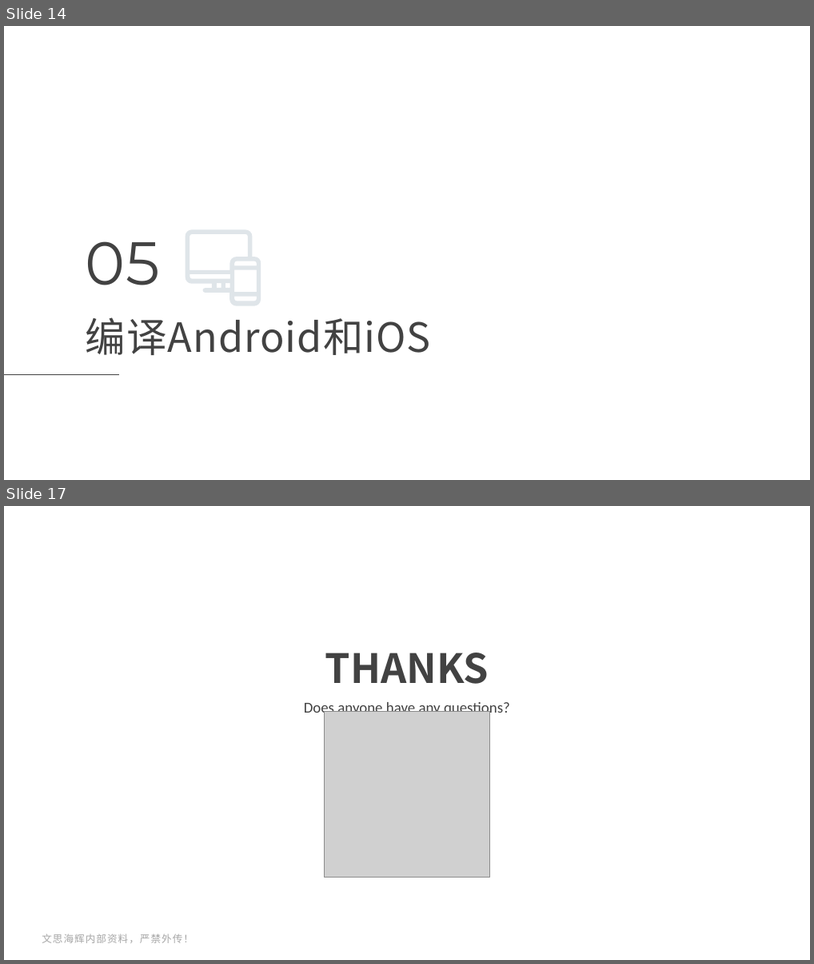
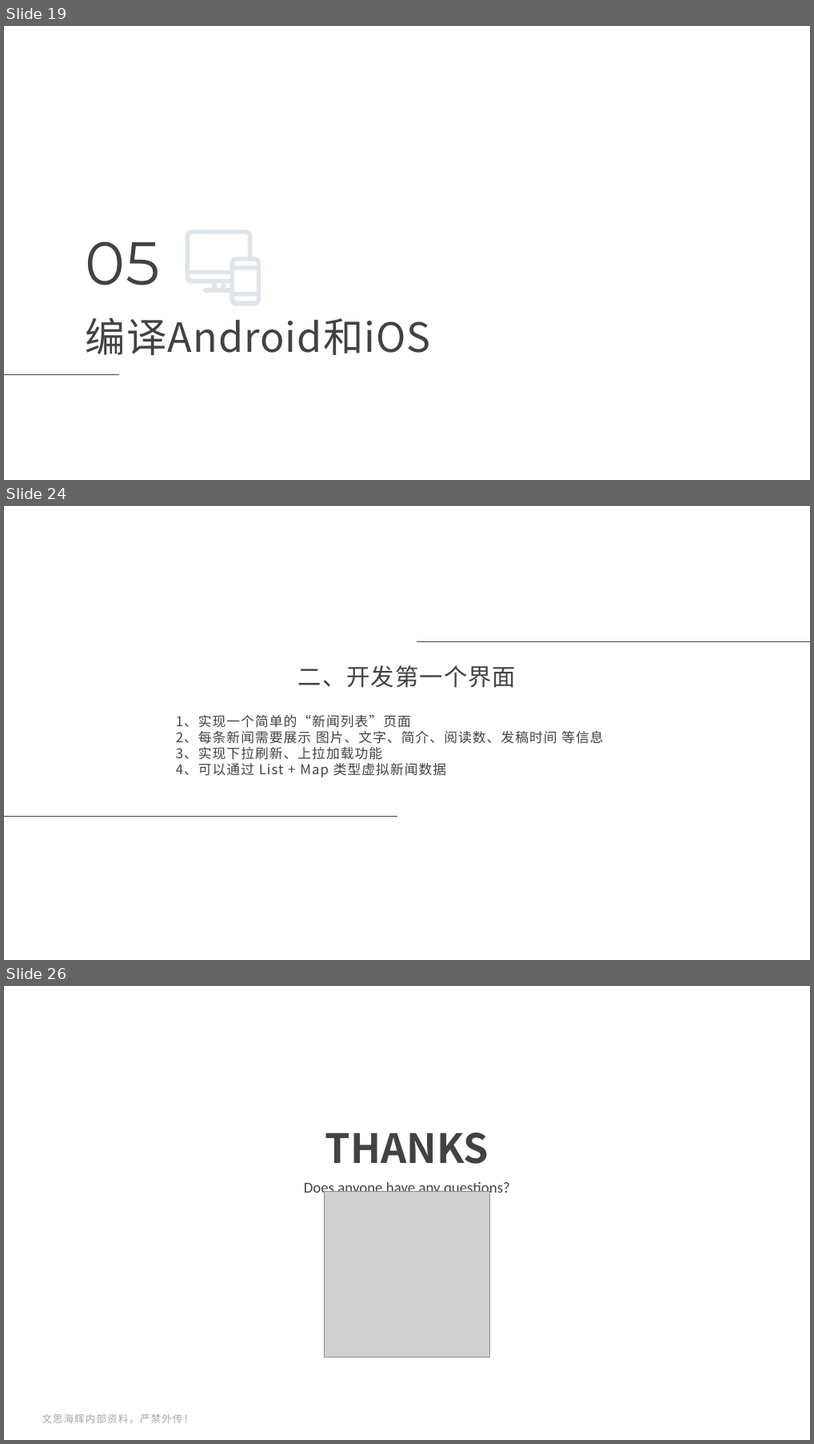
Before and after one commit to maosong-pactera/training-flutter, a slide deck: 移动端Flutter_第1课_如何开始工作？.pptx. Shown one above the other, each under a label of ours: slides 14 and 17 before the commit, slides 19, 24 and 26 after it; the slides between them are not shown. The pictures are 814x964 and 814x1444 pixels, drawn with LibreOffice and Linux fonts; fonts in the diff are those of the drawing; grey boxes stand for pictures; background and template pictures are left out. Boxes give left, top, right and bottom in pixels: in the first picture for what was removed or moved away, otherwise in the second. Text is boxed around its words. In the diff, an @@ line names an element or a change of style, - is before the commit and + after.

Commit message:
完善第一课

```diff
--- a/移动端Flutter_第1课_如何开始工作？.pptx
+++ b/移动端Flutter_第1课_如何开始工作？.pptx
@@ slide 24 added at (4,506,810,960), background picture (left out) @@
@@ line added from (417, 642) to (810, 642), #424242 0.75 pt @@
@@ title added at (298,665,516,688), 28 pt, text #424242 @@
+二、开发第一个界面
@@ subtitle added at (176,715,603,777), 16 pt, text #424242 @@
+1、实现一个简单的“新闻列表”页面
+2、每条新闻需要展示 图片、文字、简介、阅读数、发稿时间 等信息
+3、实现下拉刷新、上拉加载功能
+4、可以通过 List + Map 类型虚拟新闻数据
@@ line added from (4, 816) to (398, 816), #424242 0.75 pt @@
@@ what was slide 14 is now slide 19 @@
@@ what was slide 17 is now slide 26 @@
```
Also in this commit, not shown: 7 slides changed, 10 other slides added, 2 slides removed.
